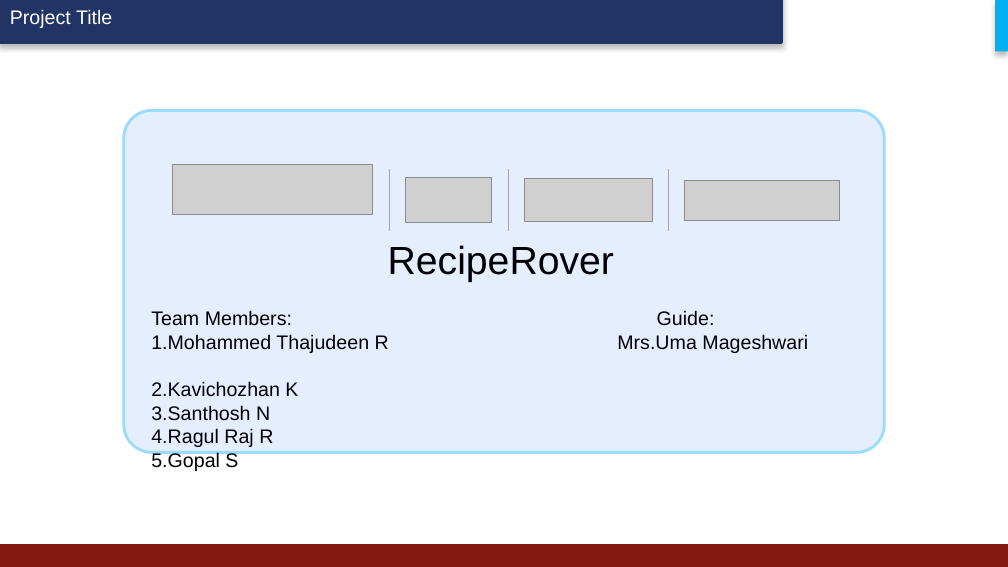
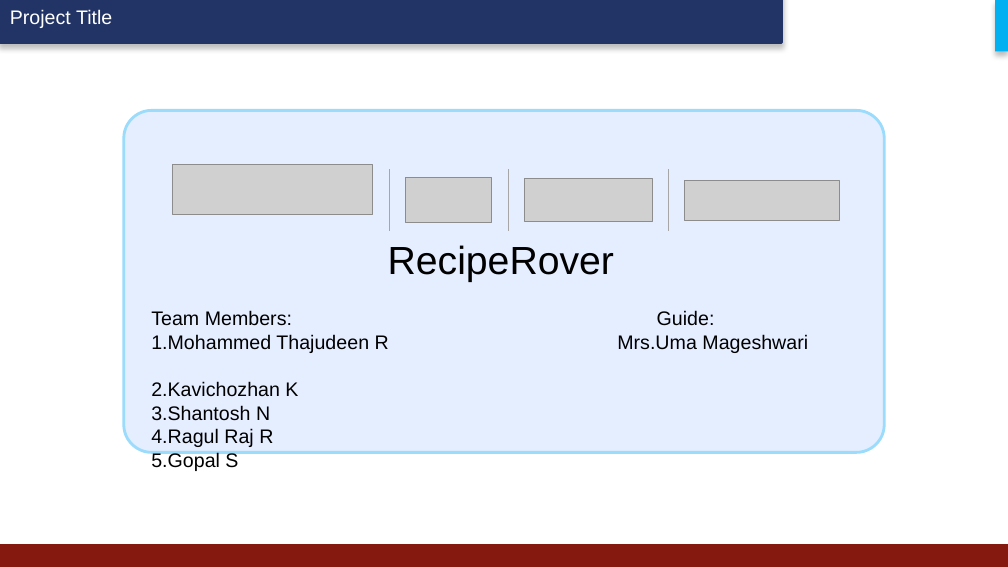
Before and after one commit to Ragulcoder/Food-Recepie, a slide deck: slide 1 of ppt/Recipe_Rover.pptx. Drawn at 1008x567 pixels with LibreOffice and Linux fonts; fonts in the diff are those of the drawing; grey boxes stand for pictures; background and template pictures are left out. Boxes give left, top, right and bottom in pixels: in the first picture for what was removed or moved away, otherwise in the second. Text is boxed around its words. In the diff, an @@ line names an element or a change of style, - is before the commit and + after.

```diff
--- a/ppt/Recipe_Rover.pptx
+++ b/ppt/Recipe_Rover.pptx
@@ text at (151, 405, 270, 421): text changed @@
-3.Santhosh N
+3.Shantosh N
```
Also in this commit, not shown: 1 other slide changed.
